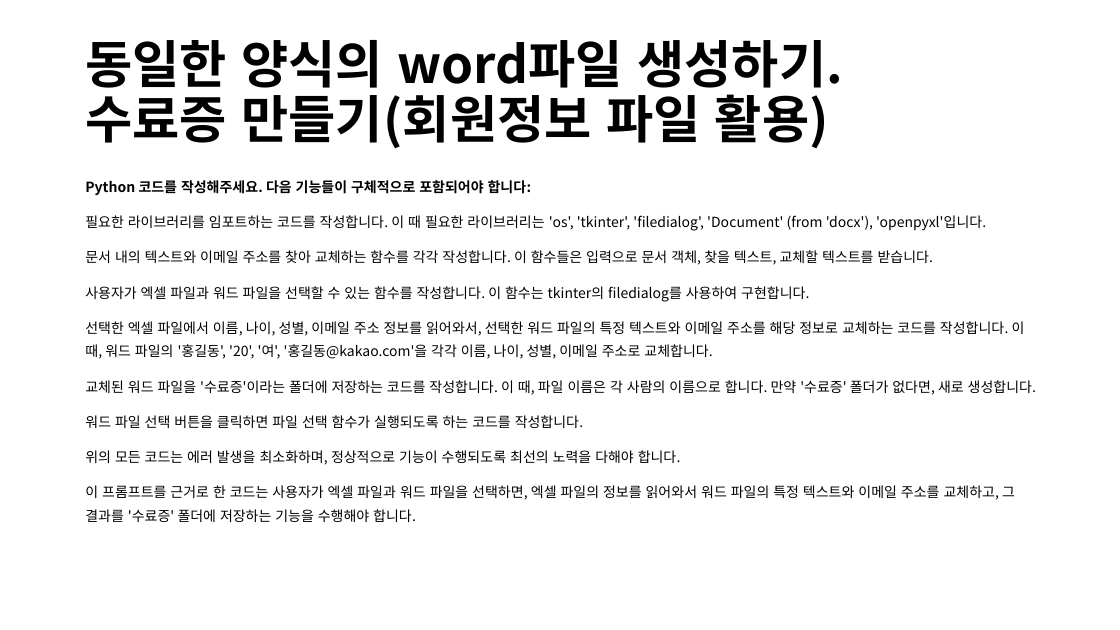
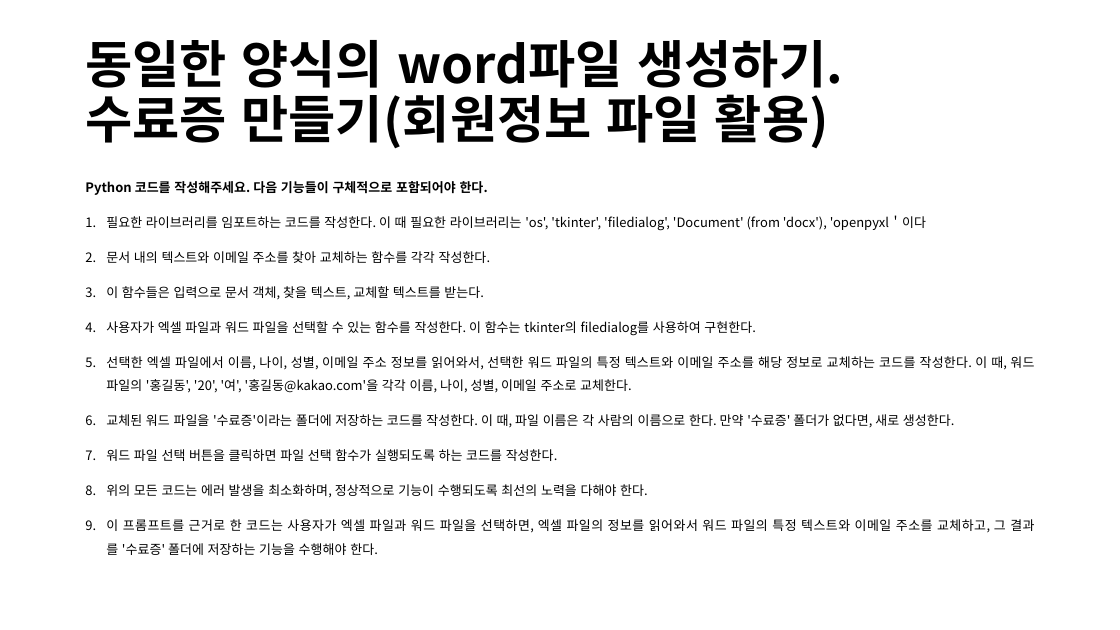
Before and after one commit to lolsaless/Python, a slide deck: slide 22 of 프롬프트 실습.pptx (slide 20 before the commit). Drawn at 1120x630 pixels with LibreOffice and Linux fonts; fonts in the diff are those of the drawing. Boxes give left, top, right and bottom in pixels: in the first picture for what was removed or moved away, otherwise in the second. Text is boxed around its words. In the diff, an @@ line names an element or a change of style, - is before the commit and + after.

```diff
--- a/프롬프트 실습.pptx
+++ b/프롬프트 실습.pptx
@@ text at [85,181,1034,555]: text changed; size 12 to 11.1 pt @@
-Python 코드를 작성해주세요. 다음 기능들이 구체적으로 포함되어야 합니다:
-필요한 라이브러리를 임포트하는 코드를 작성합니다. 이 때 필요한 라이브러리는 'os', 'tkinter', 'filedialog', 'Document' (from 'docx'), 'openpyxl'입니다.
-문서 내의 텍스트와 이메일 주소를 찾아 교체하는 함수를 각각 작성합니다. 이 함수들은 입력으로 문서 객체, 찾을 텍스트, 교체할 텍스트를 받습니다.
-사용자가 엑셀 파일과 워드 파일을 선택할 수 있는 함수를 작성합니다. 이 함수는 tkinter의 filedialog를 사용하여 구현합니다.
-선택한 엑셀 파일에서 이름, 나이, 성별, 이메일 주소 정보를 읽어와서, 선택한 워드 파일의 특정 텍스트와 이메일 주소를 해당 정보로 교체하는 코드를 작성합니다. 이 때, 워드 파일의 '홍길동', '20', '여', '홍길동@kakao.com'을 각각 이름, 나이, 성별, 이메일 주소로 교체합니다.
-교체된 워드 파일을 '수료증'이라는 폴더에 저장하는 코드를 작성합니다. 이 때, 파일 이름은 각 사람의 이름으로 합니다. 만약 '수료증' 폴더가 없다면, 새로 생성합니다.
-워드 파일 선택 버튼을 클릭하면 파일 선택 함수가 실행되도록 하는 코드를 작성합니다.
-위의 모든 코드는 에러 발생을 최소화하며, 정상적으로 기능이 수행되도록 최선의 노력을 다해야 합니다.
-이 프롬프트를 근거로 한 코드는 사용자가 엑셀 파일과 워드 파일을 선택하면, 엑셀 파일의 정보를 읽어와서 워드 파일의 특정 텍스트와 이메일 주소를 교체하고, 그 결과를 '수료증' 폴더에 저장하는 기능을 수행해야 합니다.
+Python 코드를 작성해주세요. 다음 기능들이 구체적으로 포함되어야 한다.
+1. 필요한 라이브러리를 임포트하는 코드를 작성한다. 이 때 필요한 라이브러리는 'os', 'tkinter', 'filedialog', 'Document' (from 'docx'), 'openpyxl＇이다
+2. 문서 내의 텍스트와 이메일 주소를 찾아 교체하는 함수를 각각 작성한다.
+3. 이 함수들은 입력으로 문서 객체, 찾을 텍스트, 교체할 텍스트를 받는다.
+4. 사용자가 엑셀 파일과 워드 파일을 선택할 수 있는 함수를 작성한다. 이 함수는 tkinter의 filedialog를 사용하여 구현한다.
+5. 선택한 엑셀 파일에서 이름, 나이, 성별, 이메일 주소 정보를 읽어와서, 선택한 워드 파일의 특정 텍스트와 이메일 주소를 해당 정보로 교체하는 코드를 작성한다. 이 때, 워드 파일의 '홍길동', '20', '여', '홍길동@kakao.com'을 각각 이름, 나이, 성별, 이메일 주소로 교체한다.
+6. 교체된 워드 파일을 '수료증'이라는 폴더에 저장하는 코드를 작성한다. 이 때, 파일 이름은 각 사람의 이름으로 한다. 만약 '수료증' 폴더가 없다면, 새로 생성한다.
+7. 워드 파일 선택 버튼을 클릭하면 파일 선택 함수가 실행되도록 하는 코드를 작성한다.
+8. 위의 모든 코드는 에러 발생을 최소화하며, 정상적으로 기능이 수행되도록 최선의 노력을 다해야 한다.
+9. 이 프롬프트를 근거로 한 코드는 사용자가 엑셀 파일과 워드 파일을 선택하면, 엑셀 파일의 정보를 읽어와서 워드 파일의 특정 텍스트와 이메일 주소를 교체하고, 그 결과를 '수료증' 폴더에 저장하는 기능을 수행해야 한다.
```
Also in this commit, not shown: 37 other slides changed, 4 slides added, 1 slide removed.
